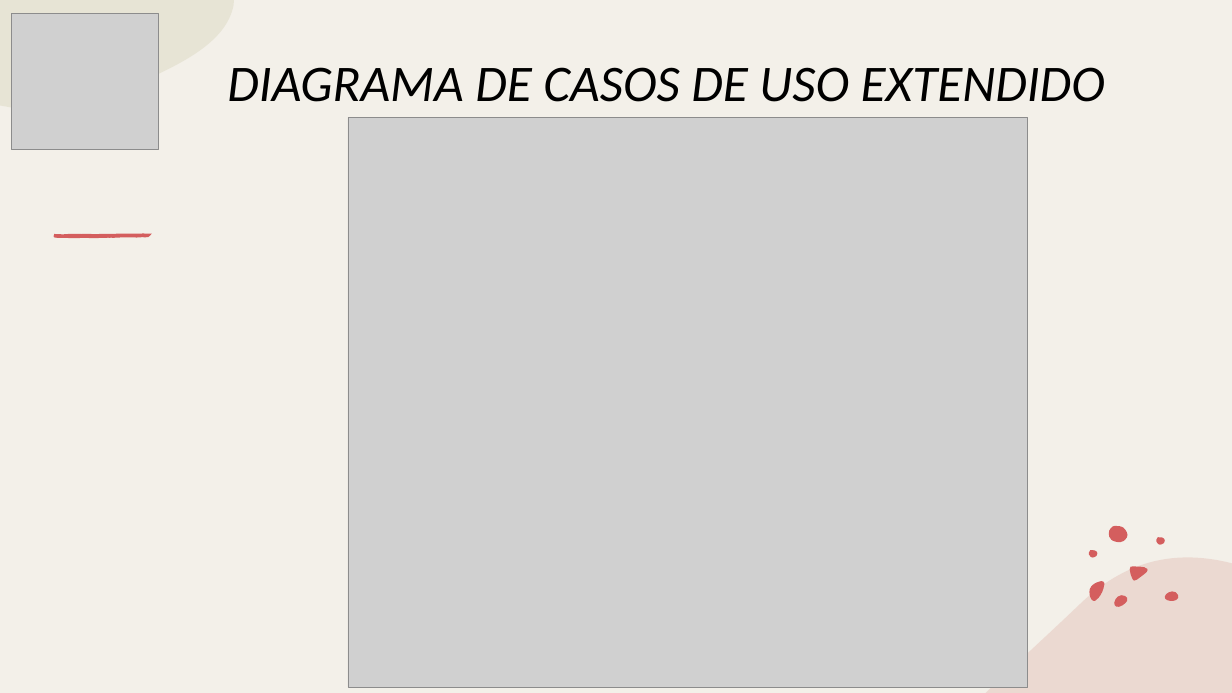
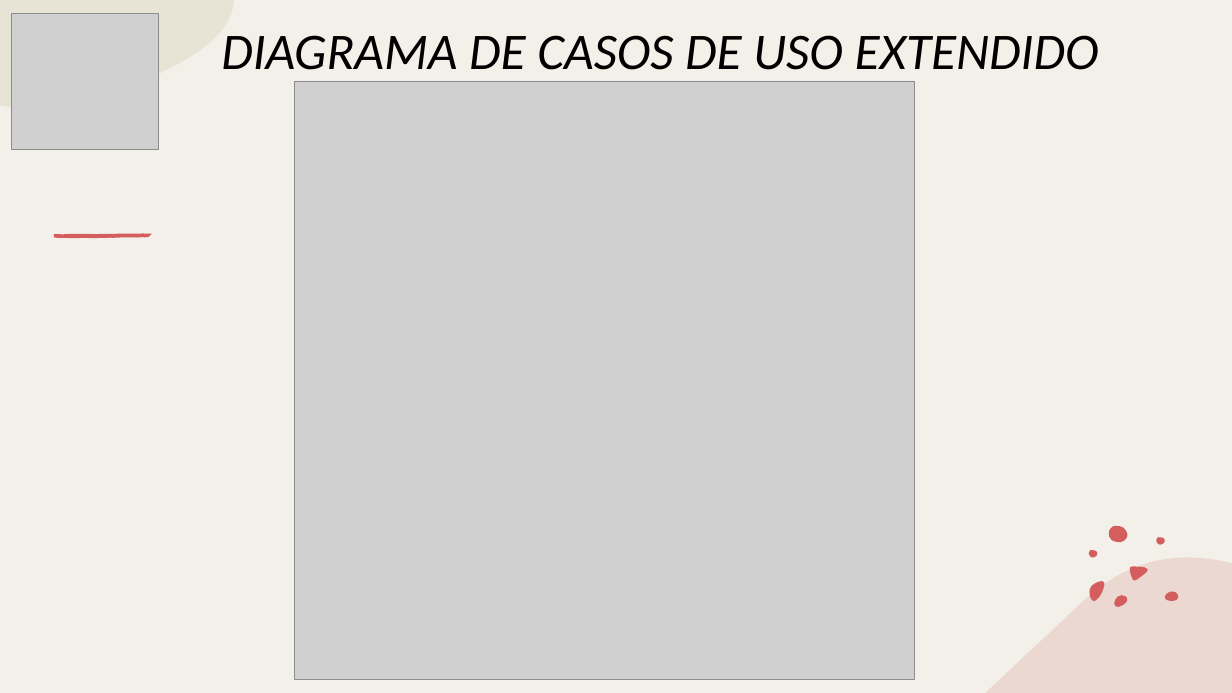
Before and after one commit to huertas-santiago/WebWuky, a slide deck: slide 11 of DOCUENTOS VARIOS/PRESENTACIONES/Presentacion de Proyecto_WUKY.pptx (slide 12 before the commit). Drawn at 1232x693 pixels with LibreOffice and Linux fonts; fonts in the diff are those of the drawing; grey boxes stand for pictures. Boxes give left, top, right and bottom in pixels: in the first picture for what was removed or moved away, otherwise in the second. Text is boxed around its words. In the diff, an @@ line names an element or a change of style, - is before the commit and + after.

```diff
--- a/DOCUENTOS VARIOS/PRESENTACIONES/Presentacion de Proyecto_WUKY.pptx
+++ b/DOCUENTOS VARIOS/PRESENTACIONES/Presentacion de Proyecto_WUKY.pptx
@@ text "DIAGRAMA DE CASOS DE USO ...": place and size @@
-text "DIAGRAMA DE CASOS DE USO ..." at (227,67,1105,102)
+text "DIAGRAMA DE CASOS DE USO ..." at (221,35,1099,70)
@@ picture: place and size @@
-picture at (348,117,1029,688)
+picture at (294,81,915,680)
```
Also in this commit, not shown: 6 other slides changed, 2 slides added, 2 slides removed, 6 other files.
